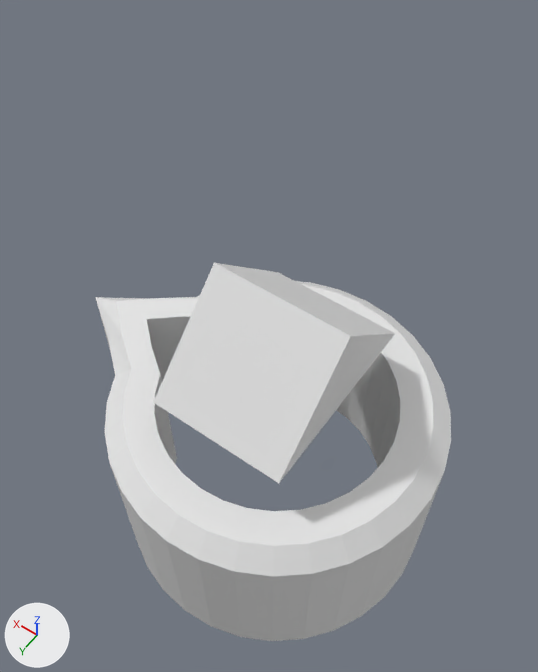
Before and after pictures for a commit that changed the Blender file resources/ui/gizmos/base.blend.
One viewpoint serves both versions: a camera (50 mm lens) standing at (-1.33, 1.94, 3.78) and looking at (0.11, -0.06, 0.62). Arrows for +X, +Y and +Z are at lower left; the lights stay in place.

Objects in the first picture: 'Base', 'Cube'.
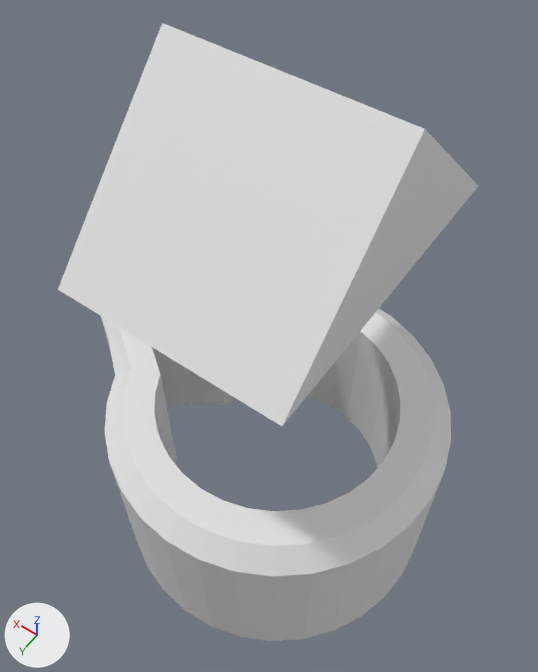
The change, as a list of edits to the scene's bpy script:
```text
Change me_cube_001:
    where me_cube_001.from_pydata(...)  # 8 vertices, 4 faces; spans x -1.0..1.0, y -1.0..1.0, z -1.0..1.0
    used by ob_cube; location = (0.0, 0.0, 0.5); rotation_euler = (-0.785, 0.0, 0.0), in degrees (-45, 0, 0); scale = (0.4, 0.4, 0.4)
    me_cube_001 part 1: the loose piece of 6 vertices spanning x -1.0..1.0, y -1.0..1.0, z -1.0..1.0 is moved by (0.0, -1.88, 1.88)
Change ob_cube:
    ob_cube.location: (0.0, 0.0, 0.5) -> (0.0, 0.0, 0.0)
    ob_cube.scale: (0.4, 0.4, 0.4) -> (0.56, 0.56, 0.56)
```

What differs and where, as boxes [x1, y1, x2, y2] in the pictures (538 x 672 px):
'Cube', reshaped, moved, rescaled (74% wider, 83% taller): before [154, 263, 395, 483]; after [58, 23, 478, 426]
